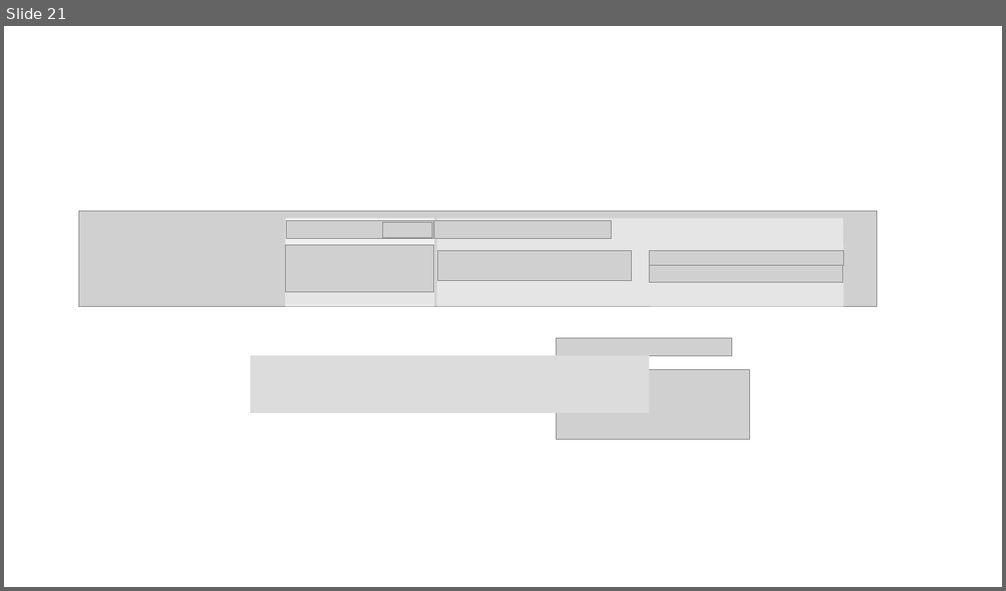
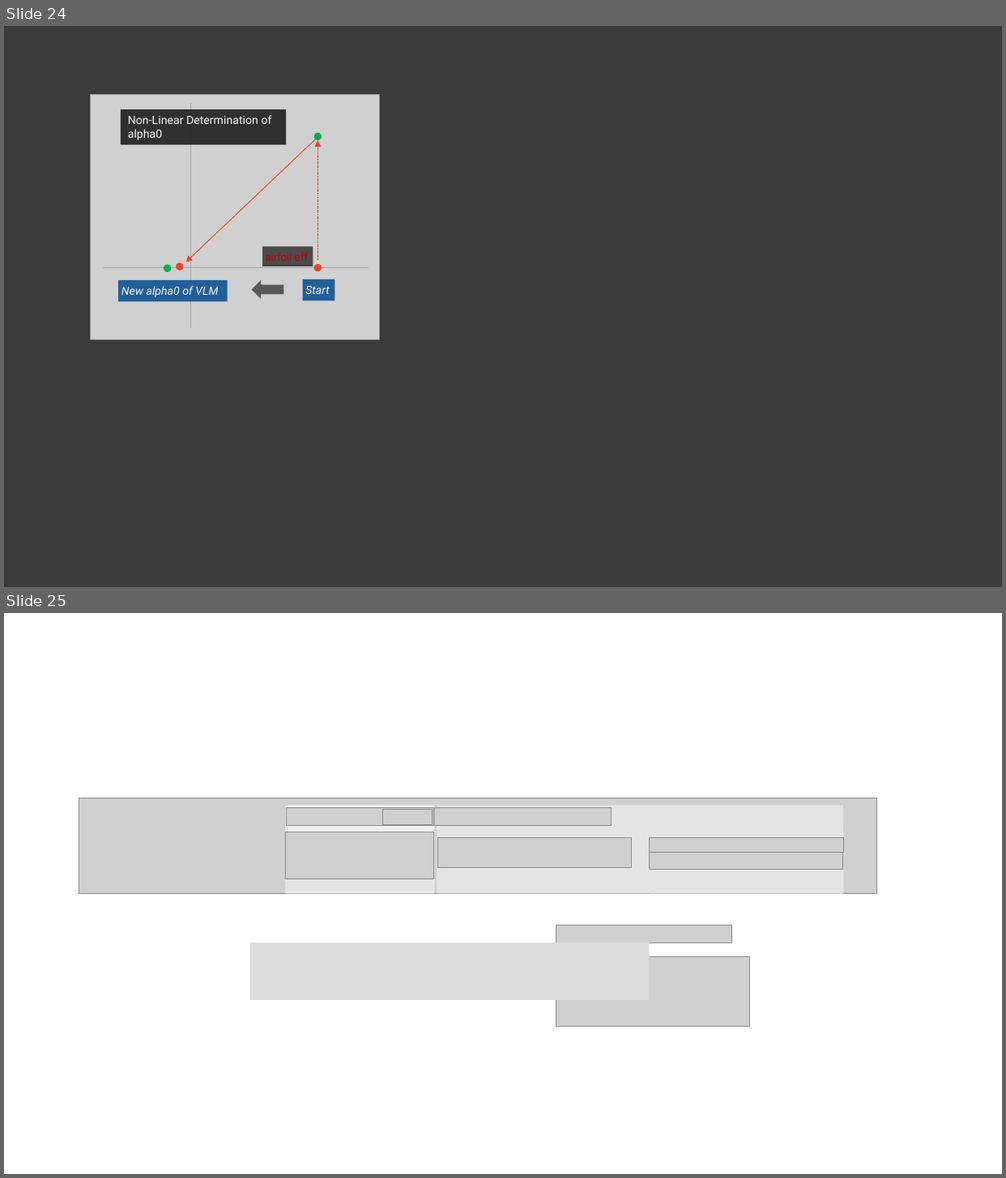
Before and after one commit to jxjo/PlanformCreator2, a slide deck: images/image_design.pptx. Shown one above the other, each under a label of ours: slide 21 before the commit, slides 24 and 25 after it. The pictures are 1006x591 and 1006x1178 pixels, drawn with LibreOffice and Linux fonts; fonts in the diff are those of the drawing; grey boxes stand for pictures. Boxes give left, top, right and bottom in pixels: in the first picture for what was removed or moved away, otherwise in the second. Text is boxed around its words. In the diff, an @@ line names an element or a change of style, - is before the commit and + after.

```diff
--- a/images/image_design.pptx
+++ b/images/image_design.pptx
@@ slide 24 added at (4, 26, 1002, 587), background #3A3A3A @@
@@ picture added at (90, 94, 379, 339) @@
@@ rectangle added at (121, 110, 286, 145), fill #0D0D0D at 82% opacity, 11 pt, text #F2F2F2 @@
+Non-Linear Determination of
+alpha0
@@ line added from (191, 103) to (191, 327), #A6A6A6 0.5 pt @@
@@ arrow added from (317, 138) to (186, 263), #F14124 0.75 pt @@
@@ ellipse added at (314, 133, 322, 140), fill #00B050 @@
@@ arrow added from (317, 260) to (317, 140), #F14124 0.5 pt dashed @@
@@ line added from (103, 268) to (369, 268), #A6A6A6 0.5 pt @@
@@ ellipse added at (164, 265, 171, 272), fill #00B050 @@
@@ ellipse added at (177, 263, 184, 271), fill #F14124 @@
@@ rectangle added at (262, 247, 313, 267), fill #262626 at 78% opacity, 10 pt, text #C00000 @@
+airfoil eff
@@ ellipse added at (314, 264, 322, 271), fill #F14124 @@
@@ rectangle added at (118, 280, 228, 302), fill #215F9A, 11 pt, text #F2F2F2, italic @@
+New alpha0 of VLM
@@ left arrow added at (252, 280, 284, 299), fill #595959 @@
@@ rectangle added at (303, 280, 335, 301), fill #215F9A, 11 pt, text #F2F2F2, italic @@
+Start
@@ what was slide 21 is now slide 25 @@
```
Also in this commit, not shown: 3 other slides added, 9 other files.
